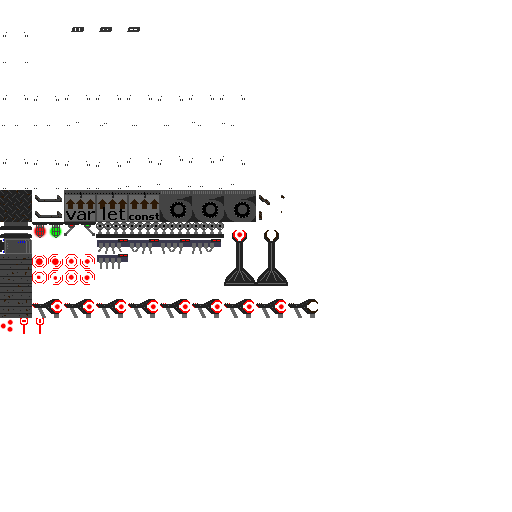
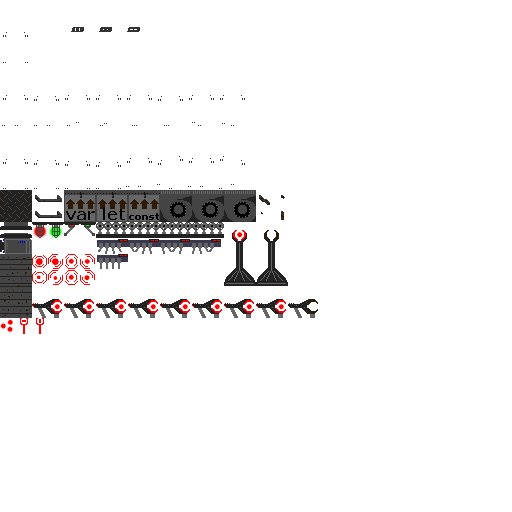
The second 512 x 512 image is a revision of the first. Changes to its layers:
painted on "Background" over [259, 211, 284, 220]
